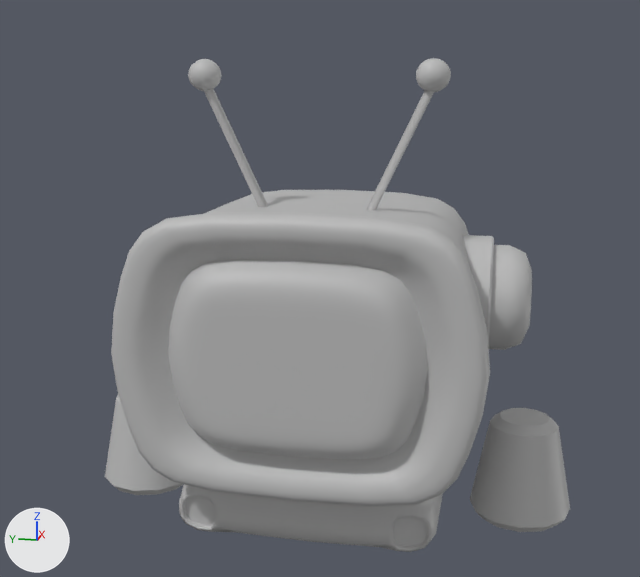
Two versions of the FBX model Assets/_Game 2.0/Models/Meshes/Minions/GunGuy.fbx, one commit apart.
Before and after are seen from a 50 mm lens placed at (-0.02509, -0.00492, 0.0184), pointed at (-0.00005, 0.00009, 0.01214). Lighting does not change. The marker at lower left points along +X, +Y and +Z.

Names of what the first picture shows: 'GunGuy_Antena_L', 'GunGuy_Antena_R', 'GunGuy_Body', 'GunGuy_Hanfd_L', 'GunGuy_Hanfd_R'.
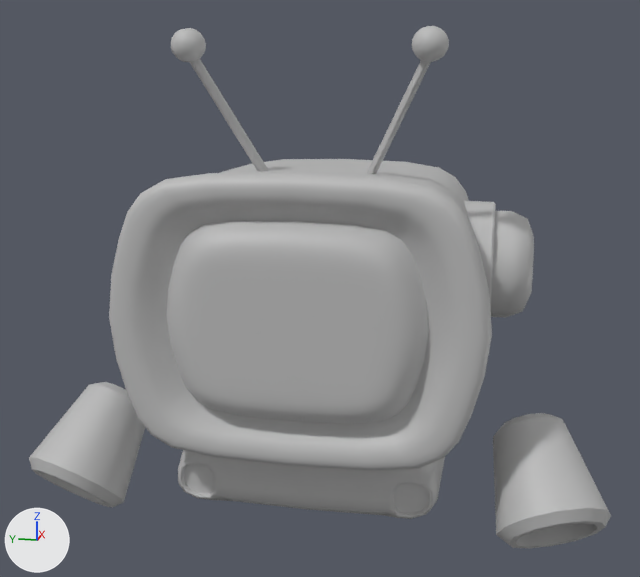
Boxes [x1, y1, x2, y2] around the edits, measured in the pictures (640 x 577 px):
'GunGuy_Body', moved: before [111, 190, 532, 552]; after [109, 159, 534, 519]
'GunGuy_Hanfd_L', moved, turned: before [470, 408, 570, 532]; after [493, 413, 611, 548]
'GunGuy_Hanfd_R', moved, turned: before [105, 395, 183, 495]; after [29, 382, 145, 508]
'GunGuy_Antena_L', moved, turned: before [366, 58, 451, 210]; after [367, 26, 449, 174]
'GunGuy_Antena_R', turned, moved: before [188, 59, 268, 207]; after [171, 28, 269, 171]

The change in detail:
Object 'GunGuy_Antena_L' (ob_gunguy_antena_l) turns from (0, 0, 0) to (0, 0, 21) degrees about x, y and z.
Object 'GunGuy_Hanfd_L' (ob_gunguy_hanfd_l) moves from (0.0, -0.29, 0.604) to (-0.191, -0.334, 0.604).
Object 'GunGuy_Hanfd_L' (ob_gunguy_hanfd_l) turns from (0, 0, 0) to (-15, 0, -41) degrees about x, y and z.
Object 'GunGuy_Antena_R' (ob_gunguy_antena_r) turns from (0, 0, 0) to (0, 0, 21) degrees about x, y and z.
Object 'GunGuy_Hanfd_R' (ob_gunguy_hanfd_r) moves from (0.0, -0.29, -0.604) to (-0.191, -0.334, -0.604).
Object 'GunGuy_Hanfd_R' (ob_gunguy_hanfd_r) turns from (0, 0, 0) to (15, 0, -41) degrees about x, y and z.
Object 'GunGuy_Body' (ob_gunguy_body) moves from (0.0812, 1.114, 0.0) to (0.0812, 1.214, 0.0).
